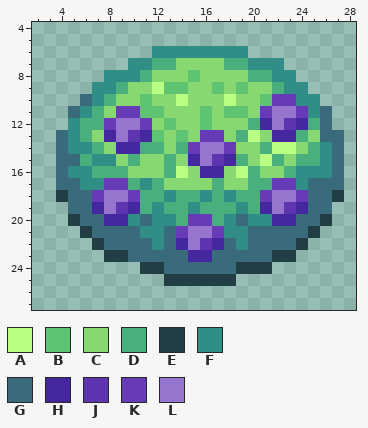
Edited in one commit: pixel-art sprite (PencilChiselCode/Content/Resources/Textures/Entity/bush_berry.png). Above is the file before it was changed.
The file is 32x32 pixels. Shown: x 2..28, y 4..27.
Palette (. is transparent): A #b8ff82  B #5ec471  C #88d872  D #48af7d  E #213e45  F #308e86  G #3a6b7c  H #4527a0  J #5e35b1  K #673ab7  L #9575cd
And afterwards:
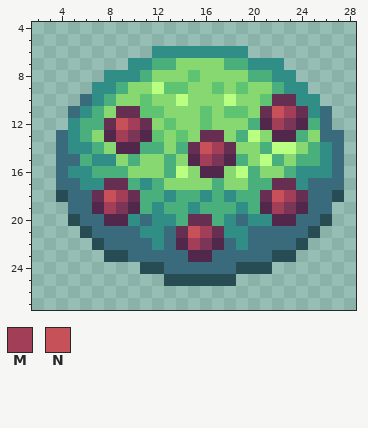
Colours new in this view: M #a23e57  N #c65159
Change:
colour E: #213e45 -> #284c54
colour H: #4527a0 -> #51274c
colour J: #5e35b1 -> #7b3657
colour K: #673ab7 -> #662e51
y 11: x 22..23 LL -> NM
y 12: x 9..10 LL -> NM; x 22 L -> M
y 13: x 9 L -> M
y 14: x 16..17 LL -> NM
y 15: x 16 L -> M
y 18: x 8..9 LL -> NM; x 22..23 LL -> NM
y 19: x 8 L -> M; x 22 L -> M
y 21: x 15..16 LL -> NM
y 22: x 15 L -> M
Changed places in both pictures, as pixel boxes (x1, y1, x2, y2):
changed: (56, 94, 344, 286)
